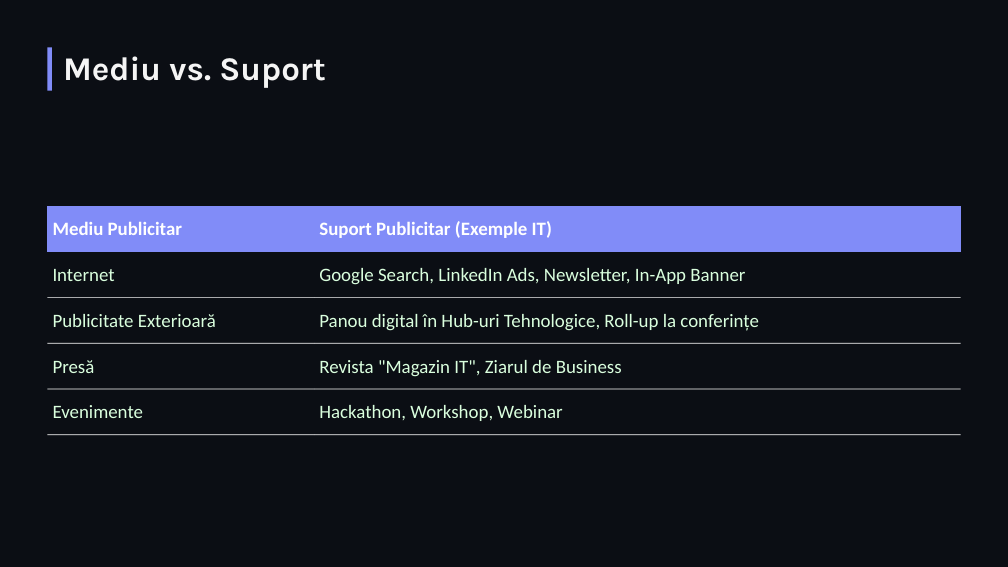
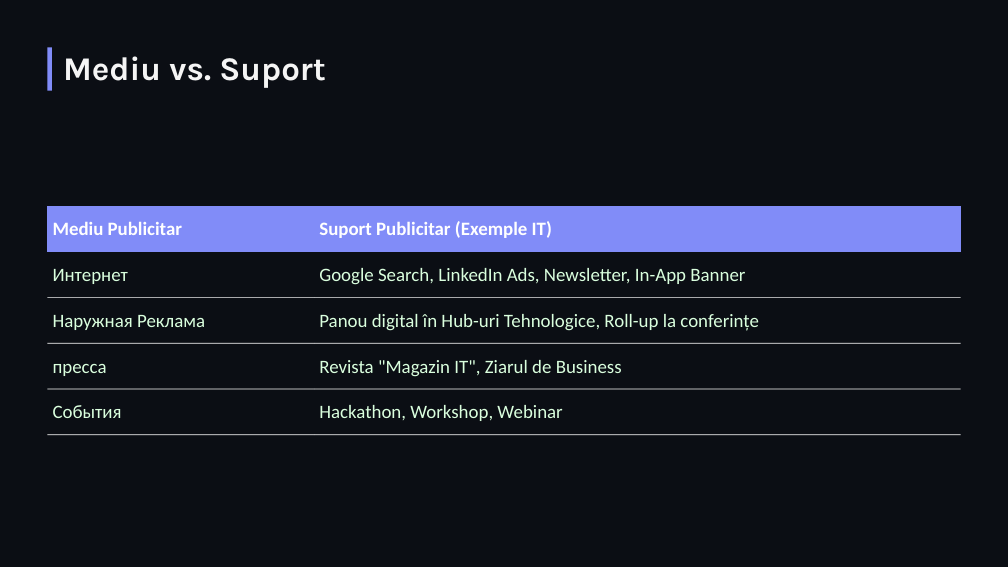
Before and after one commit to Cazacu-Condrat-Dumitru/LucruBackup1, a slide deck: slide 8 of PromovareSoftwareLesson4.pptx. Drawn at 1008x567 pixels with LibreOffice and Linux fonts; fonts in the diff are those of the drawing; background and template pictures are left out. Boxes give left, top, right and bottom in pixels: in the first picture for what was removed or moved away, otherwise in the second. Text is boxed around its words. In the diff, an @@ line names an element or a change of style, - is before the commit and + after.

```diff
--- a/PromovareSoftwareLesson4.pptx
+++ b/PromovareSoftwareLesson4.pptx
@@ table at <box>47,206,960,436</box> @@
-row 2, column 1: Internet
+row 2, column 1: Интернет
-row 3, column 1: Publicitate Exterioară
+row 3, column 1: Наружная Реклама
-row 4, column 1: Presă
+row 4, column 1: пресса
-row 5, column 1: Evenimente
+row 5, column 1: События
```
Also in this commit, not shown: 14 other slides changed, 13 slides added, 13 slides removed.
